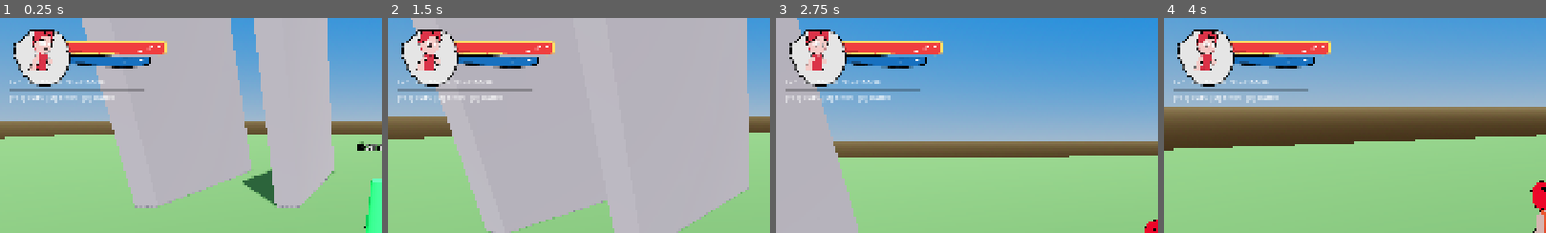
Above: before the commit, frames 1-4 (left to right).
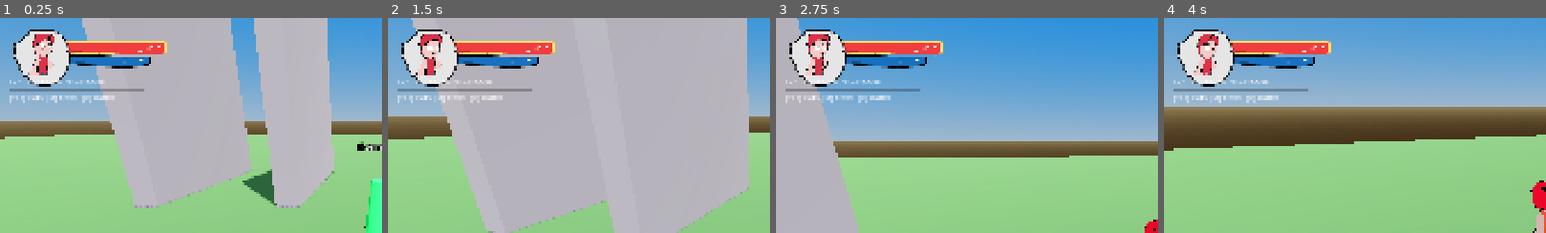
Above: after the commit, the same moments.

Repository: doggoanim/Krits
Game: Godot game, scene res://main.tscn
Same seed, same stepped clock (60 frames per second), same inputs: the game is played once before the commit and once after it.
Inputs (mouse positions are % of the whole screen's width and height, from its top left):
- Up to frame 1 (0.25 s): no input
- Up to frame 2 (1.5 s): tap Enter at 0.5 s; move the mouse to (55, 50) at 0.52 s; hold Ctrl (crouch_pound) 0.53-1.28 s; hold W (move_forward) from 0.53 s (still down); tap Space (jump) at 0.77 s; move the mouse to (45, 50) at 1.27 s; tap E (interact) at 1.35 s
- Up to frame 3 (2.75 s): keep holding W (move_forward); tap Space (jump) at 1.52 s; move the mouse to (52, 48) at 2.02 s; hold Shift (roll_dive) from 2.03 s (still down)
- Up to frame 4 (4 s): keep holding W (move_forward); move the mouse to (49, 52) at 2.77 s; release Shift (roll_dive) at 2.78 s; tap Ctrl (crouch_pound) at 2.85 s; tap Space (jump) at 3.02, 3.77 s; move the mouse to (57, 51) at 3.52 s; tap E (interact) at 3.6 s
The pictures show only the part of the screen within x 0-50%, y 0-50%; the shares and areas given below are measured in that part.

The runs differ from the first frame. In frame 1, 0.7% of the frame differs, in the area x 7-15%, y 6-27%; in frame 2, 0.7%; in frame 3, 0.7%; in frame 4, 0.7%.

Commit message:
Nudge the live character render further down, slightly more right
PORTRAIT_VIEW_NUDGE (6, 8) -> (8, 16): down is the bigger move this
time, right only a touch more.

Co-Authored-By: Claude Sonnet 5 <noreply@anthropic.com>
Claude-Session: https://claude.ai/code/session_01TYpdm1jACUqsWG6yyTxbgm

Diff:
--- a/ui/hud.gd
+++ b/ui/hud.gd
@@ -34,7 +34,7 @@
                                                       ## character isn't stretched) and sits centered
                                                       ## inside the frame art, sized to fill it while
                                                       ## still leaving its hand-drawn border visible
-const PORTRAIT_VIEW_NUDGE := Vector2(6.0, 8.0)   ## shifts just the live render (not the frame art)
+const PORTRAIT_VIEW_NUDGE := Vector2(8.0, 16.0)   ## shifts just the live render (not the frame art)
                                                   ## right/down a bit within its centered slot
 
 const HP_POS := Vector2(156.0, 50.0)   ## overlaps the portrait's right half, like the reference
